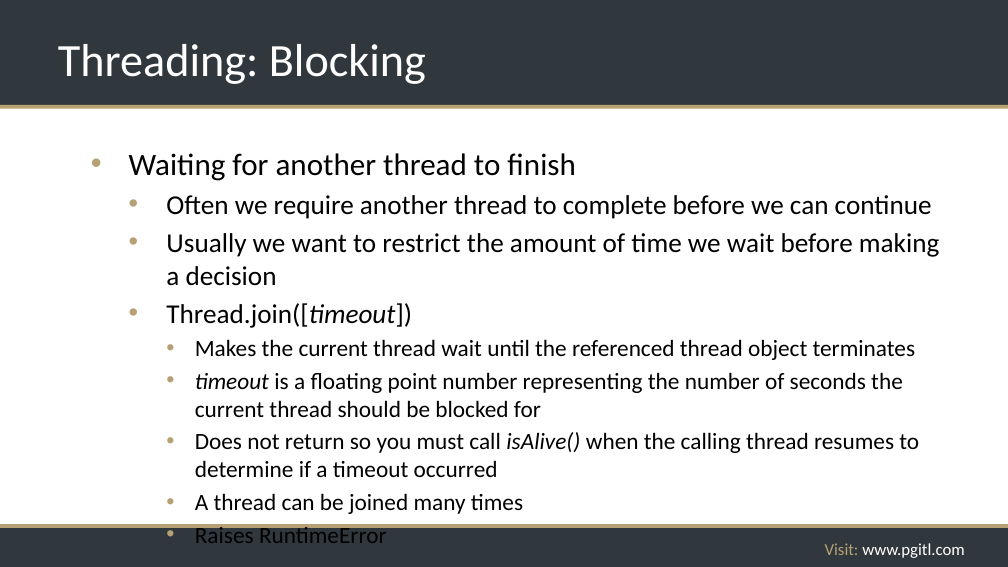
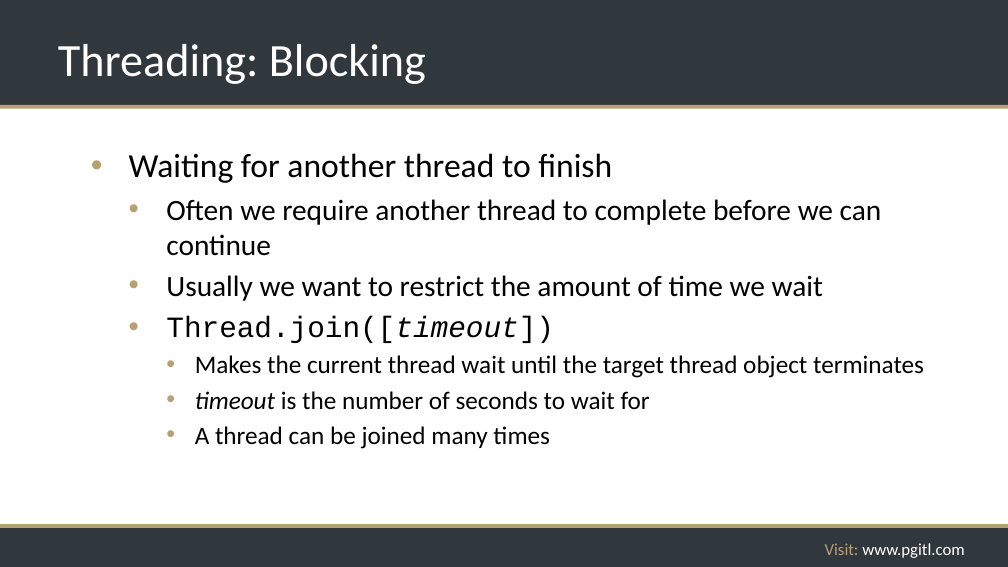
Before and after one commit to rikkouri/project-a, a slide deck: slide 165 of Programming Foundations.pptx (slide 163 before the commit). Drawn at 1008x567 pixels with LibreOffice and Linux fonts; fonts in the diff are those of the drawing; background and template pictures are left out. Boxes give left, top, right and bottom in pixels: in the first picture for what was removed or moved away, otherwise in the second. Text is boxed around its words. In the diff, an @@ line names an element or a change of style, - is before the commit and + after.

```diff
--- a/Programming Foundations.pptx
+++ b/Programming Foundations.pptx
@@ text at [129, 153, 924, 449]: paragraph removed @@
-    • Raises RuntimeError
@@ text at [129, 153, 882, 449]: size 29.6 to 32 pt in "Waiting for another thread to finish"; size 25.9 to 28 pt in "Often we require another thread to complete ...", "Thread.join([timeout])"; font Calibri to Courier New in "Thread.join([timeout])"; size 22.2 to 24 pt in "A thread can be joined many times" @@
@@ text at [166, 275, 823, 301]: text changed; size 25.9 to 28 pt @@
-  • Usually we want to restrict the amount of time we wait before making a decision
+  • Usually we want to restrict the amount of time we wait
@@ text at [195, 355, 924, 410]: text changed; size 22.2 to 24 pt @@
-    • Makes the current thread wait until the referenced thread object terminates
-    • timeout is a floating point number representing the number of seconds the current thread should be blocked for
-    • Does not return so you must call isAlive() when the calling thread resumes to determine if a timeout occurred
+    • Makes the current thread wait until the target thread object terminates
+    • timeout is the number of seconds to wait for
```
Also in this commit, not shown: 14 other slides changed, 6 slides added, 4 slides removed, 3 other files.
